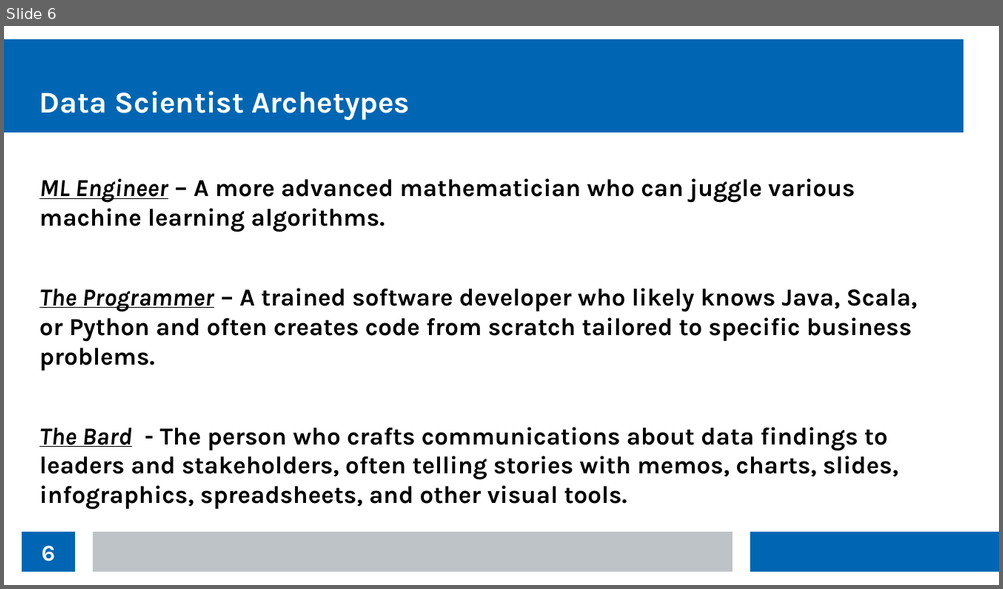
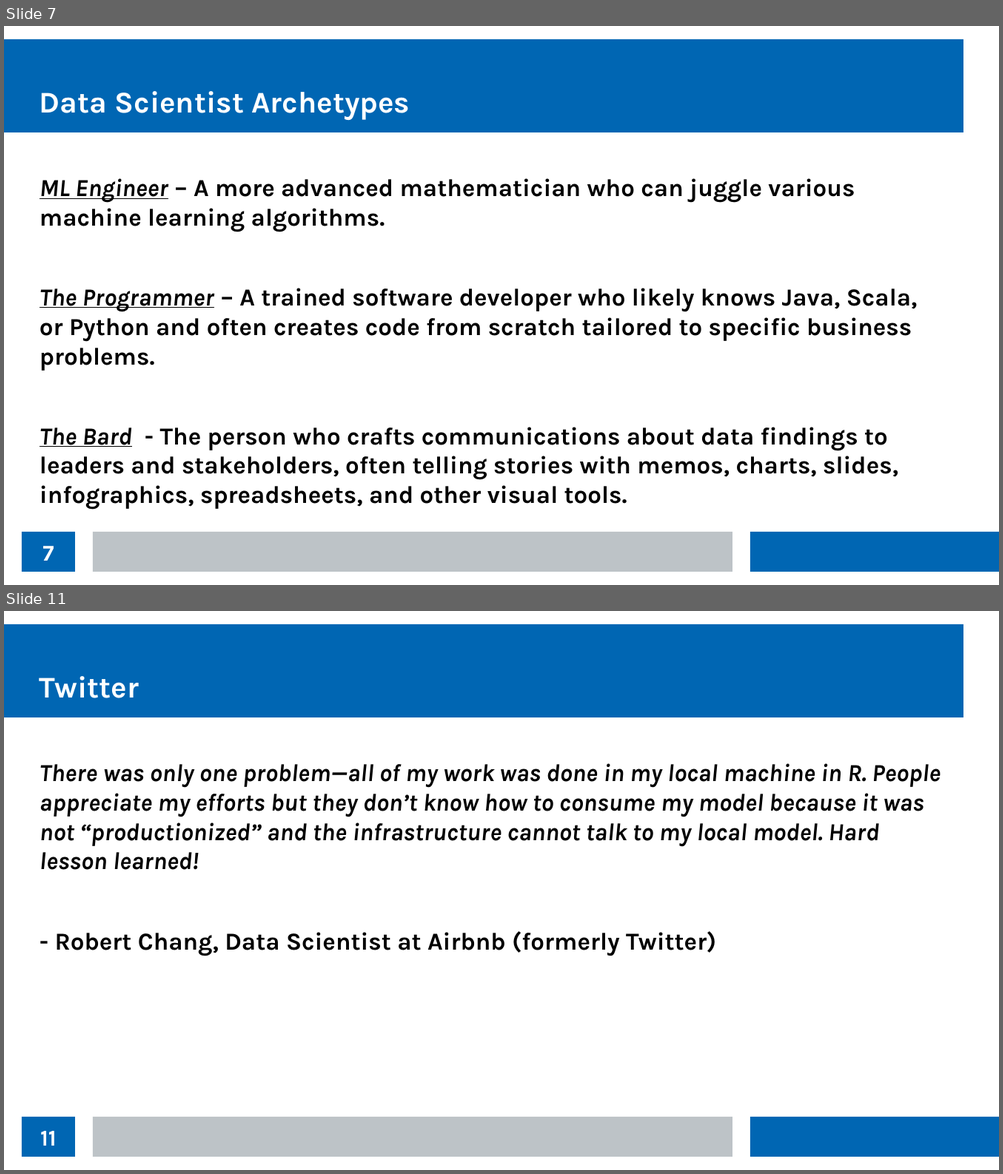
Before and after one commit to thomasnield/kotlin_data_science_talk_ChicagoJUG, a slide deck: kotlin_data_science_talk_chijug_slides.odp. Shown one above the other, each under a label of ours: slide 6 before the commit, slides 7 and 11 after it; the slides between them are not shown. The pictures are 1003x589 and 1003x1174 pixels, drawn with LibreOffice and Linux fonts; fonts in the diff are those of the drawing. Boxes give left, top, right and bottom in pixels: in the first picture for what was removed or moved away, otherwise in the second. Text is boxed around its words. In the diff, an @@ line names an element or a change of style, - is before the commit and + after.

```diff
--- a/kotlin_data_science_talk_chijug_slides.odp
+++ b/kotlin_data_science_talk_chijug_slides.odp
@@ slide 11 added at box(4, 611, 999, 1170), background #FFFFFF; not listed: 3 template elements that a slide beside it also shows @@
@@ title added at box(40, 676, 139, 698), 24 pt, text #FFFFFF, bold @@
+Twitter
@@ text added at box(40, 763, 940, 956), 19.5 pt, text #000000, bold, italic @@
+There was only one problem—all of my work was done in my local machine in R. People appreciate my efforts but they don’t know how to consume my model because it was not “productionized” and the infrastructure cannot talk to my local model. Hard lesson learned!
+- Robert Chang, Data Scientist at Airbnb (formerly Twitter)
@@ page number added at box(22, 1117, 75, 1157), fill #0066B3, 18 pt, text #FFFFFF, bold @@
+11
@@ what was slide 6 is now slide 7 @@
@@ page number at box(42, 546, 54, 561): text changed @@
-6
+7
```
Also in this commit, not shown: 9 other slides added.
